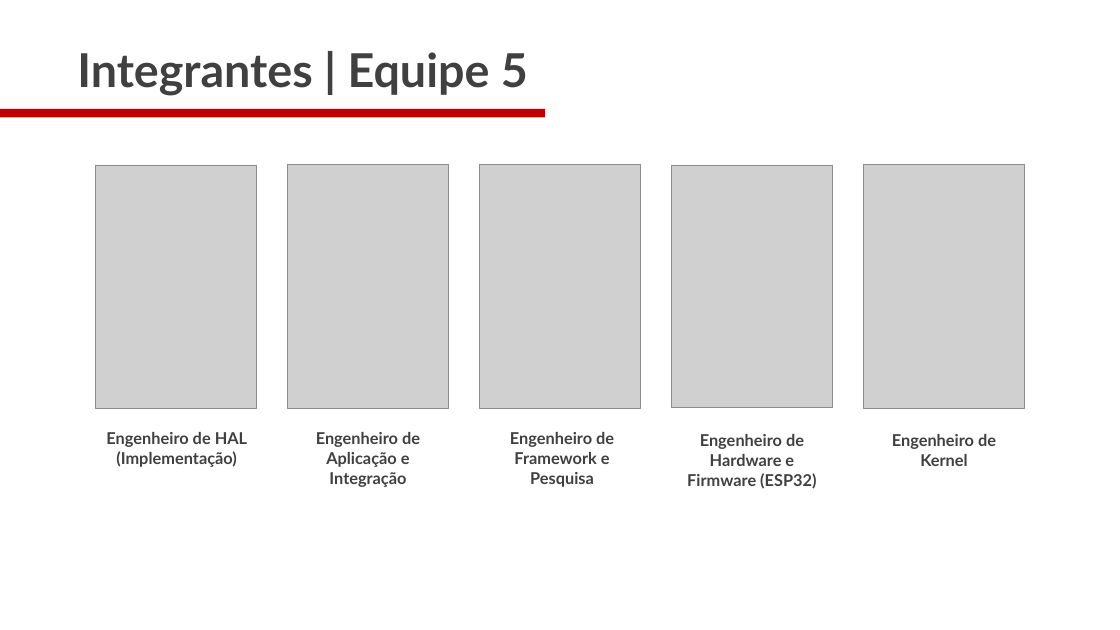
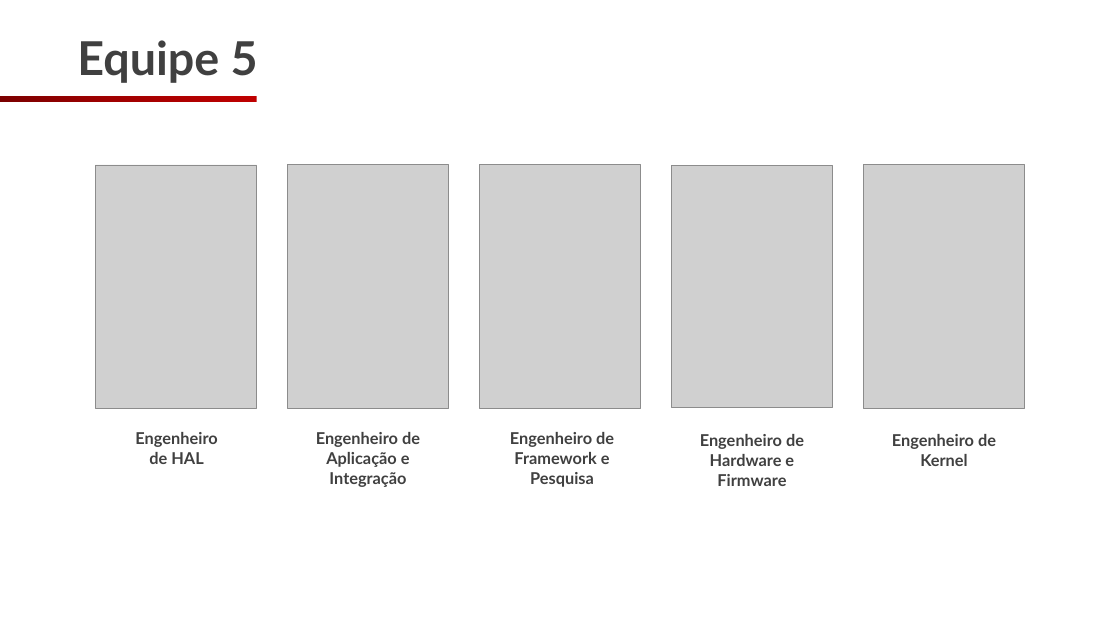
Before and after one commit to NBO2001/InfraDroid, a slide deck: slide 4 of slides/02_apresentacao_03-02/slide_02.pptx (slide 3 before the commit). Drawn at 1120x630 pixels with LibreOffice and Linux fonts; fonts in the diff are those of the drawing; grey boxes stand for pictures; background and template pictures are left out. Boxes give left, top, right and bottom in pixels: in the first picture for what was removed or moved away, otherwise in the second. Text is boxed around its words. In the diff, an @@ line names an element or a change of style, - is before the commit and + after.

```diff
--- a/slides/02_apresentacao_03-02/slide_02.pptx
+++ b/slides/02_apresentacao_03-02/slide_02.pptx
@@ text at (77,40,258,83): text changed @@
-Integrantes | Equipe 5
+Equipe 5
@@ rectangle: place and size @@
-rectangle at (0,109,545,118)
+rectangle at (0,97,256,103)
@@ rectangle at (0,97,256,103): fill #C00000 to gradient #720000 to #A20000 to #C00000 @@
@@ text at (135,432,217,464): text changed @@
-Engenheiro de HAL (Implementação)
+Engenheiro
+de HAL
@@ text at (700,434,804,486): text changed @@
-Engenheiro de Hardware e Firmware (ESP32)
+Engenheiro de Hardware e Firmware
```
Also in this commit, not shown: 14 slides added, 2 slides removed, 6 other files.
